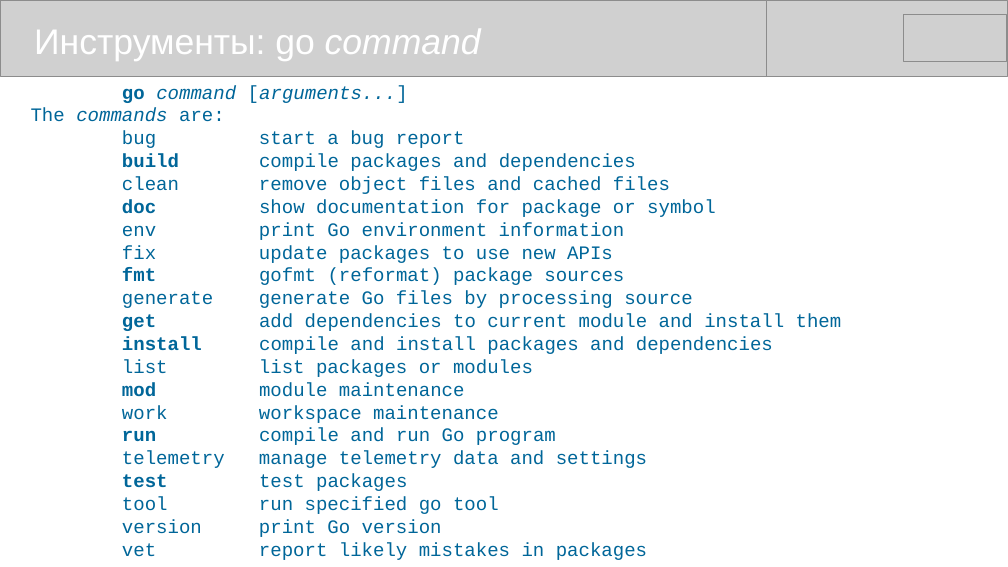
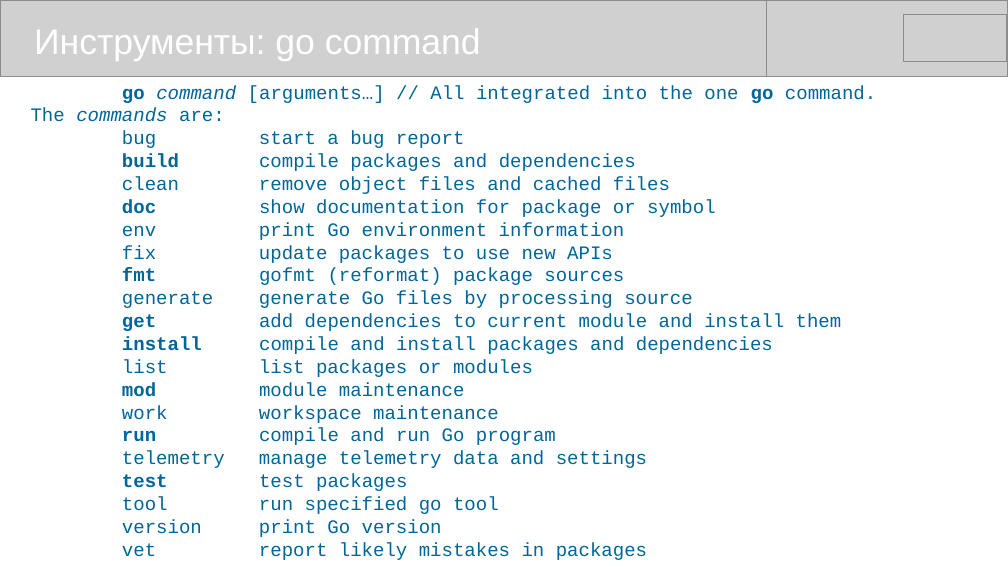
Before and after one commit to mike-shock/Go_language, a slide deck: slide 64 of Go_Review.odp (slide 51 before the commit). Drawn at 1008x567 pixels with LibreOffice and Linux fonts; fonts in the diff are those of the drawing; grey boxes stand for pictures. Boxes give left, top, right and bottom in pixels: in the first picture for what was removed or moved away, otherwise in the second. Text is boxed around its words. In the diff, an @@ line names an element or a change of style, - is before the commit and + after.

```diff
--- a/Go_Review.odp
+++ b/Go_Review.odp
@@ text "Инструменты: go command" at (x1=34, y1=29, x2=481, y2=61): italic off in "command" @@
@@ text at (x1=122, y1=85, x2=876, y2=103): text changed; italic off @@
-go command [arguments...]
+go command [arguments…] // All integrated into the one go command.
```
Also in this commit, not shown: 5 other slides changed, 13 slides added.
